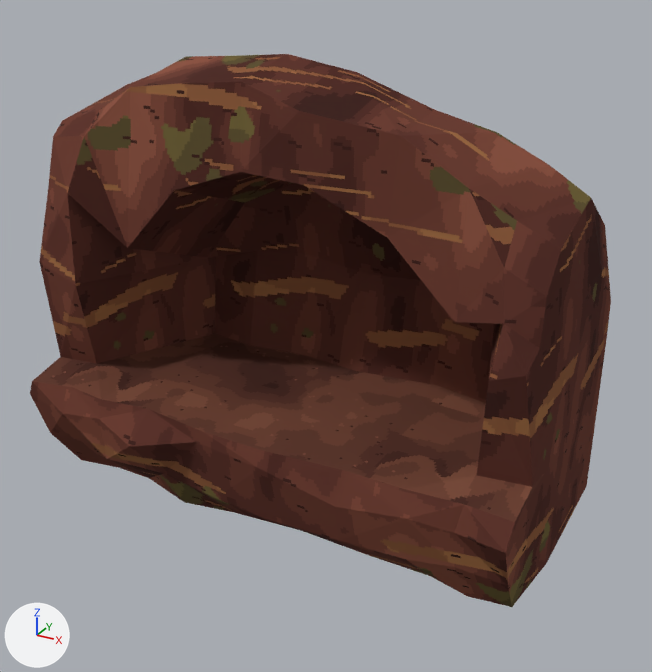
An edit to the Blender file output/anthill/models-v1/AN05-earth-niche/AN05-earth-niche.blend, drawn before and after from the same camera.
Rendered twice from a 50 mm camera at (2.39, -4.24, 3.12) aimed at (0.17, -0.2, 1.11). Lighting does not change. The marker at lower left points along +X, +Y and +Z. The older version comes first.

Names of what the first picture shows: 'AN05a_Earth', 'AN05a_Floor'.
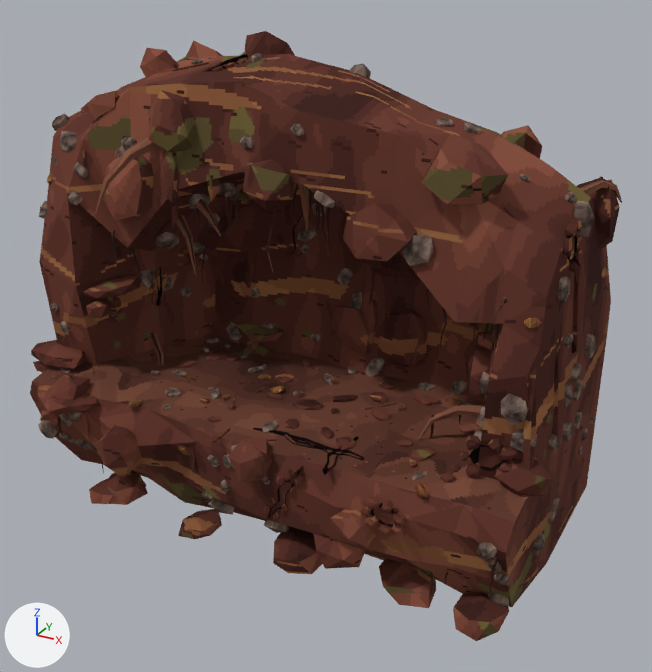
Pixel boxes (x1, y1, x2, y2) of what changed, in the pictures (652 x 672 px):
```json
{"object": "AN05a_Earth", "change": "reshaped", "before": [30, 54, 611, 607], "after": [30, 31, 620, 641], "on screen": "10% taller"}
{"object": "AN05a_Props", "change": "added", "after": [38, 52, 596, 606]}
{"object": "AN05a_Root", "change": "added", "after": [57, 136, 622, 599]}
{"part": 1, "of": "me_an05a_earth", "change": "added", "after": [31, 31, 620, 641], "on screen": "brown"}
{"part": 2, "of": "me_an05a_earth", "change": "surface changed", "before": [68, 138, 528, 530], "after": [68, 138, 528, 521]}
```

The change, as JSON lines over the scene's bpy script:
```json
{"op": "add", "block": "img_t_ant_root_png", "code": ["img_t_ant_root_png = load_image('T_Ant_Root.png', '../_kit/tex/T_Ant_Root.png', 256, 256, 'sRGB')"]}
{"op": "add", "block": "img_t_ant_props_png", "code": ["img_t_ant_props_png = load_image('T_Ant_Props.png', '../_kit/tex/T_Ant_Props.png', 512, 512, 'sRGB')"]}
{"op": "add", "block": "img_t_ant_props_emission_png", "code": ["img_t_ant_props_emission_png = load_image('T_Ant_Props_Emission.png', '../_kit/tex/T_Ant_Props_Emission.png', 512, 512, 'sRGB')"]}
{"op": "add", "block": "mat_m_ant_root", "code": ["mat_m_ant_root = principled_material('M_Ant_Root')", "mat_m_ant_root.texture = img_t_ant_root_png", "mat_m_ant_root.roughness = 1.0", "mat_m_ant_root.specular_ior_level = 0.05"]}
{"op": "add", "block": "mat_m_ant_props", "code": ["mat_m_ant_props = bpy.data.materials.new('M_Ant_Props')", "# uses the picture img_t_ant_props_emission_png", "# uses the picture img_t_ant_props_png"]}
{"block": "me_an05a_earth", "where": "# used by ob_an05a_earth; location = (0.0, 0.0, 0.0)"}
{"op": "remove", "block": "me_an05a_earth", "code": "me_an05a_earth.from_pydata(...)  # 156 vertices, 240 faces; spans x -1.5..1.5, y -0.97..0.75, z 0.0..2.56"}
{"op": "add", "block": "me_an05a_earth", "code": "me_an05a_earth.from_pydata(...)  # 2280 vertices, 3622 faces; spans x -1.6..1.59, y -1.12..0.75, z 0.0..2.66"}
{"block": "me_an05a_earth", "change": "me_an05a_earth part 1: 2124 vertices added at x -1.6..1.59, y -1.12..0.64, z 0.0..2.66"}
{"block": "me_an05a_earth", "change": "me_an05a_earth part 2: 12 kept faces spanning x -1.44..1.46, y -0.86..0.55, z 0.0..2.31 get new texture (UV) coordinates"}
{"op": "add", "block": "me_an05a_root", "code": ["me_an05a_root = bpy.data.meshes.new('AN05a_Root')", "me_an05a_root.from_pydata(...)  # 835 vertices, 798 faces; spans x -1.24..1.55, y -0.92..0.38, z 0.05..2.18", "me_an05a_root.materials.append(mat_m_ant_root)  # picture img_t_ant_root_png"]}
{"op": "add", "block": "me_an05a_props", "code": ["me_an05a_props = bpy.data.meshes.new('AN05a_Props')", "me_an05a_props.from_pydata(...)  # 2586 vertices, 3801 faces; spans x -1.56..1.56, y -0.97..0.61, z 0.03..2.57", "me_an05a_props.materials.append(mat_m_ant_props)"]}
{"op": "add", "block": "ob_an05a_root", "code": ["ob_an05a_root = bpy.data.objects.new('AN05a_Root', me_an05a_root)", "ob_an05a_root.location = (0.0, 0.0, 0.0)"]}
{"op": "add", "block": "ob_an05a_props", "code": ["ob_an05a_props = bpy.data.objects.new('AN05a_Props', me_an05a_props)", "ob_an05a_props.location = (0.0, 0.0, 0.0)"]}
```
